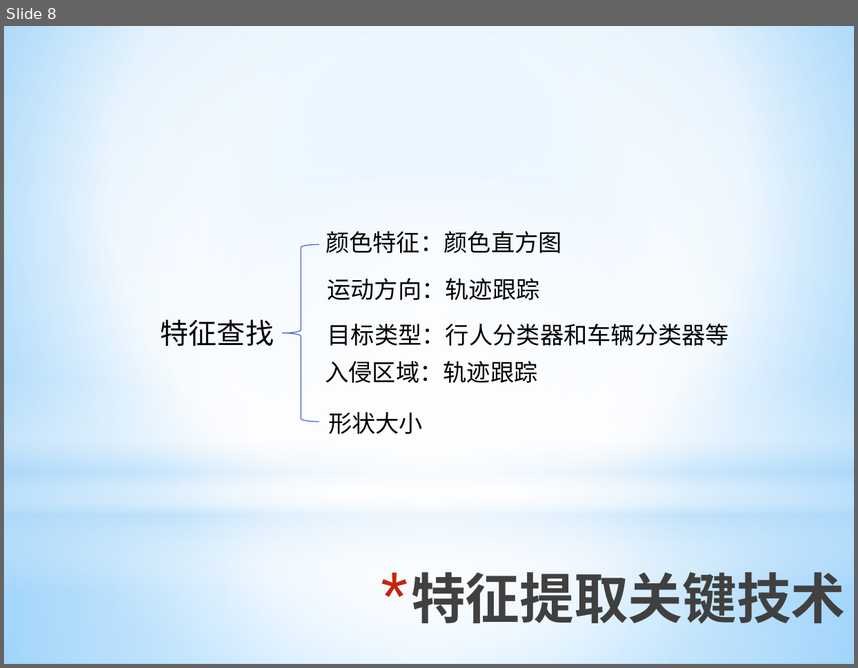
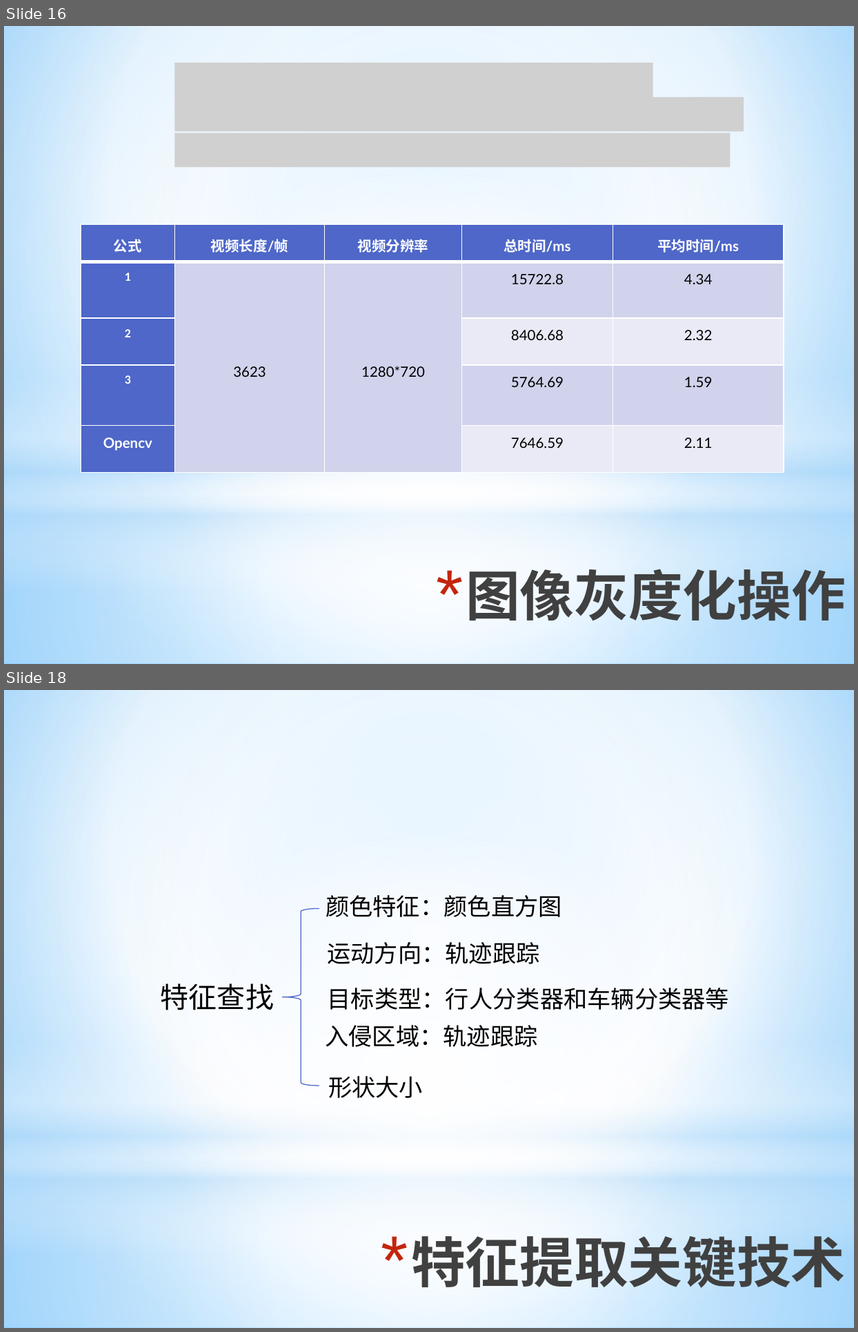
Before and after one commit to ronnyMakhuddin/motion-detect-tiqu, a slide deck: 研究生毕业设计/文档管理/预答辩/毕业设计预答辩.pptx. Shown one above the other, each under a label of ours: slide 8 before the commit, slides 16 and 18 after it; the slides between them are not shown. The pictures are 858x668 and 858x1332 pixels, drawn with LibreOffice and Linux fonts; fonts in the diff are those of the drawing; grey boxes stand for pictures. Boxes give left, top, right and bottom in pixels: in the first picture for what was removed or moved away, otherwise in the second. Text is boxed around its words. In the diff, an @@ line names an element or a change of style, - is before the commit and + after.

```diff
--- a/研究生毕业设计/文档管理/预答辩/毕业设计预答辩.pptx
+++ b/研究生毕业设计/文档管理/预答辩/毕业设计预答辩.pptx
@@ slide 16 added at (4, 26, 854, 664), background gradient #9ED5FF to #FFFFFF to #5BB9FF; not listed: 4 template elements that a slide beside it also shows @@
@@ picture added at (175, 63, 653, 96) @@
@@ picture added at (175, 97, 744, 132) @@
@@ picture added at (175, 133, 731, 167) @@
@@ table added at (81, 224, 784, 472), 5 rows, 5 columns @@
+公式 | 视频长度/帧 | 视频分辨率 | 总时间/ms | 平均时间/ms
+1 | 3623 | 1280*720 | 15722.8 | 4.34
+2 |  |  | 8406.68 | 2.32
+3 |  |  | 5764.69 | 1.59
+Opencv |  |  | 7646.59 | 2.11
@@ title added at (466, 561, 846, 630), 46 pt, text gradient #000000 to #404040 to #212745, bold @@
+* 图像灰度化操作
@@ what was slide 8 is now slide 18 @@
```
Also in this commit, not shown: 3 slides changed, 9 other slides added.
